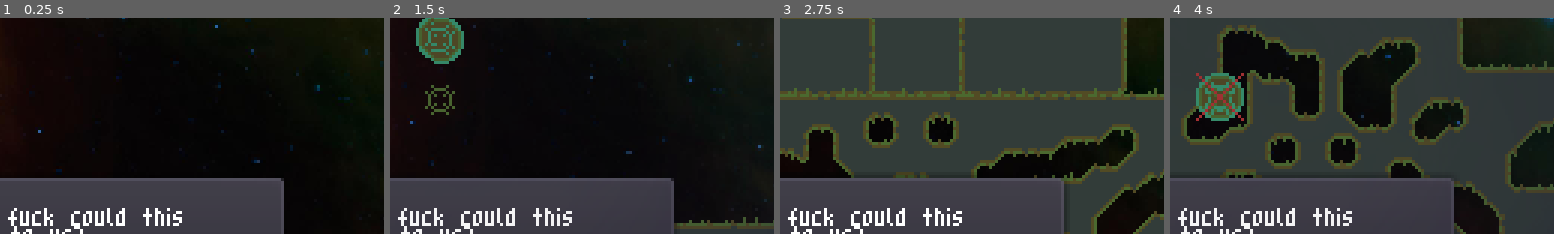
Above: before the commit, frames 1-4 (left to right).
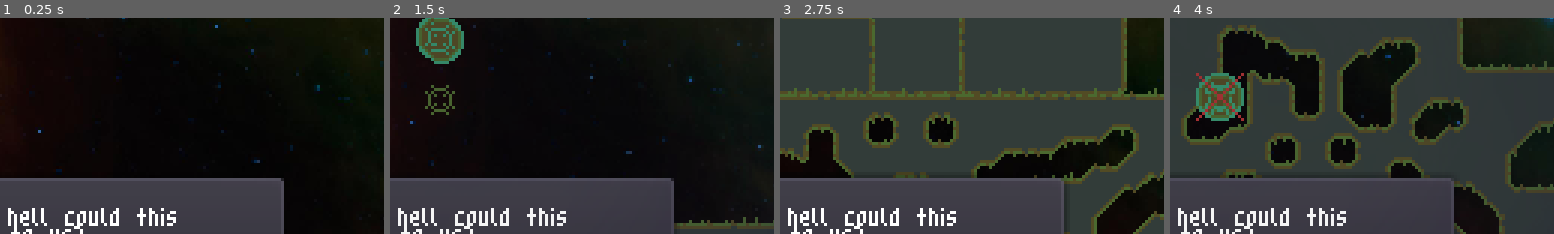
Above: after the commit, the same moments.

Repository: markopolojorgensen/github-gameoff-2020
Game: Godot game, scene res://game.tscn
Same seed, same stepped clock (60 frames per second), same inputs: the game is played once before the commit and once after it. The engine's default icon, where the game draws it, is replaced by a stand-in: a white triangle on a blue panel in a dark square.
Inputs:
- Up to frame 1 (0.25 s): no input
- Up to frame 2 (1.5 s): hold E (gravity_well_right) 0.53-1.28 s; hold Z (gravity_well_mode) 0.53-1.28 s; tap Space (jump) at 0.77 s; tap Enter at 1.25 s; hold Down (ui_down) from 1.28 s (still down); tap Ctrl (player_hold_item) at 1.35 s
- Up to frame 3 (2.75 s): tap Space (jump) at 1.52 s; release Down (ui_down) at 2.03 s; hold E (gravity_well_right) from 2.03 s (still down); hold Z (gravity_well_mode) from 2.03 s (still down)
- Up to frame 4 (4 s): release E (gravity_well_right) at 2.78 s; release Z (gravity_well_mode) at 2.78 s; hold Up (ui_up) 2.78-3.53 s; tap Ctrl (player_hold_item) at 2.85 s; tap Space (jump) at 3.02, 3.77 s; hold Q (gravity_well_left) from 3.53 s (still down); hold Z (gravity_well_mode) from 3.53 s (still down)
The pictures show only the part of the screen within x 43-93%, y 31-81%; the shares and areas given below are measured in that part.

The runs differ from the first frame. In frame 1, 1.3% of the frame differs, in the area x 2-48%, y 87-97%; in frame 2, 1.3%; in frame 3, 1.3%; in frame 4, 1.3%.

Commit message:
whoops

Diff:
--- a/player_hud.tscn
+++ b/player_hud.tscn
@@ -80,7 +80,7 @@
 size_flags_horizontal = 3
 size_flags_vertical = 1
 custom_fonts/font = SubResource( 1 )
-text = "Yuna: How the fuck could this"
+text = "Yuna: How the hell could this"
 clip_text = true
 __meta__ = {
 "_edit_use_anchors_": false
